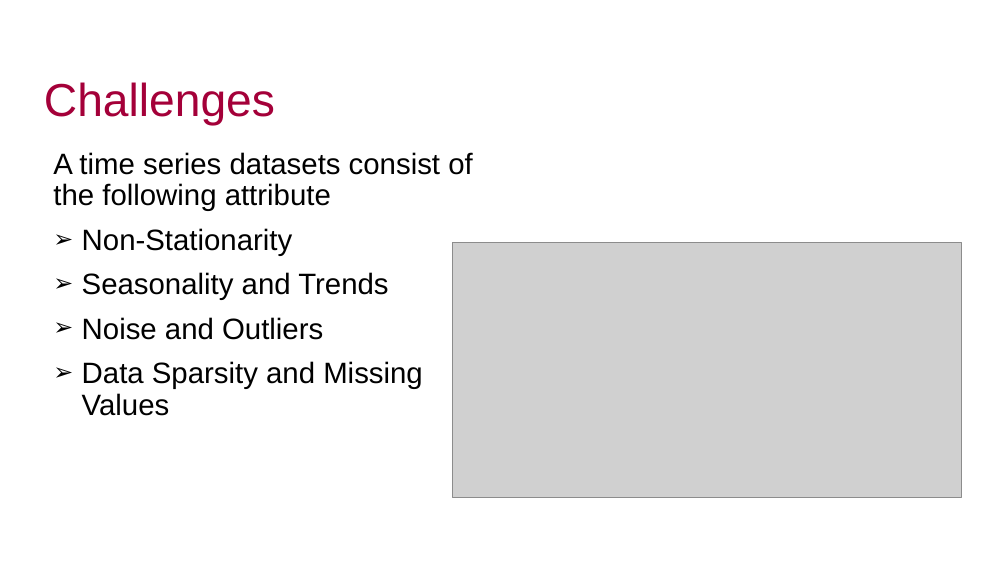
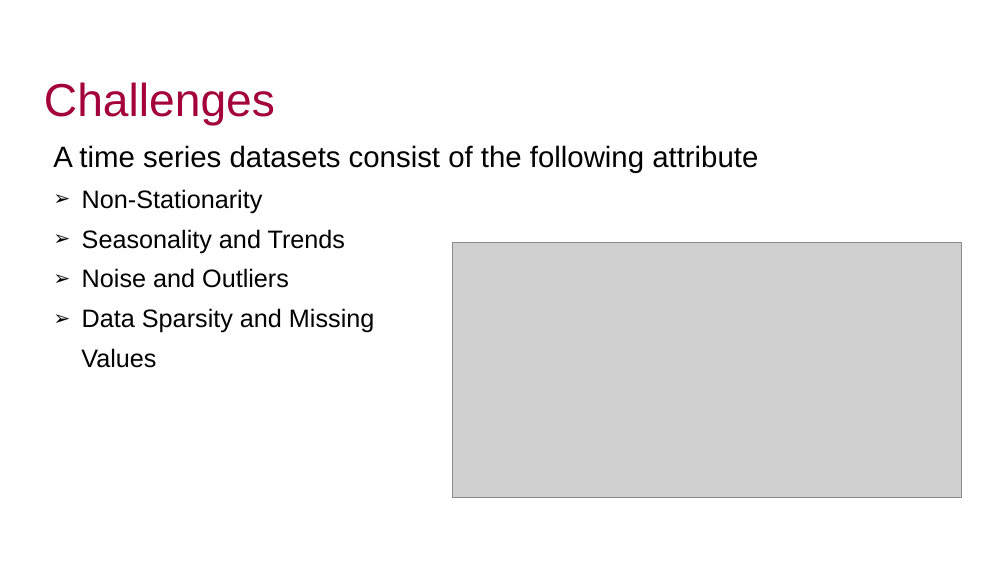
Before and after one commit to j-anne/dissertation-UEL-CN-7000, a slide deck: slide 4 of Thesis_presentation.Unicaf.pptx (slide 5 before the commit). Drawn at 1008x567 pixels with LibreOffice and Linux fonts; fonts in the diff are those of the drawing; grey boxes stand for pictures; background and template pictures are left out. Boxes give left, top, right and bottom in pixels: in the first picture for what was removed or moved away, otherwise in the second. Text is boxed around its words. In the diff, an @@ line names an element or a change of style, - is before the commit and + after.

```diff
--- a/Thesis_presentation.Unicaf.pptx
+++ b/Thesis_presentation.Unicaf.pptx
@@ text "A time series datasets consist ...": place and size @@
-text "A time series datasets consist ..." at box(53, 152, 472, 416)
+text "A time series datasets consist ..." at box(53, 145, 758, 368)
@@ text at box(82, 189, 346, 288): size 28 to 24 pt in "Non-Stationarity", "Seasonality and Trends", "Noise and Outliers" @@
@@ text at box(81, 308, 374, 368): text changed; size 28 to 24 pt @@
-➢ Data Sparsity and Missing Values
+➢ Data Sparsity and Missing
+Values
```
Also in this commit, not shown: 16 other slides changed, 6 slides added, 2 slides removed.
